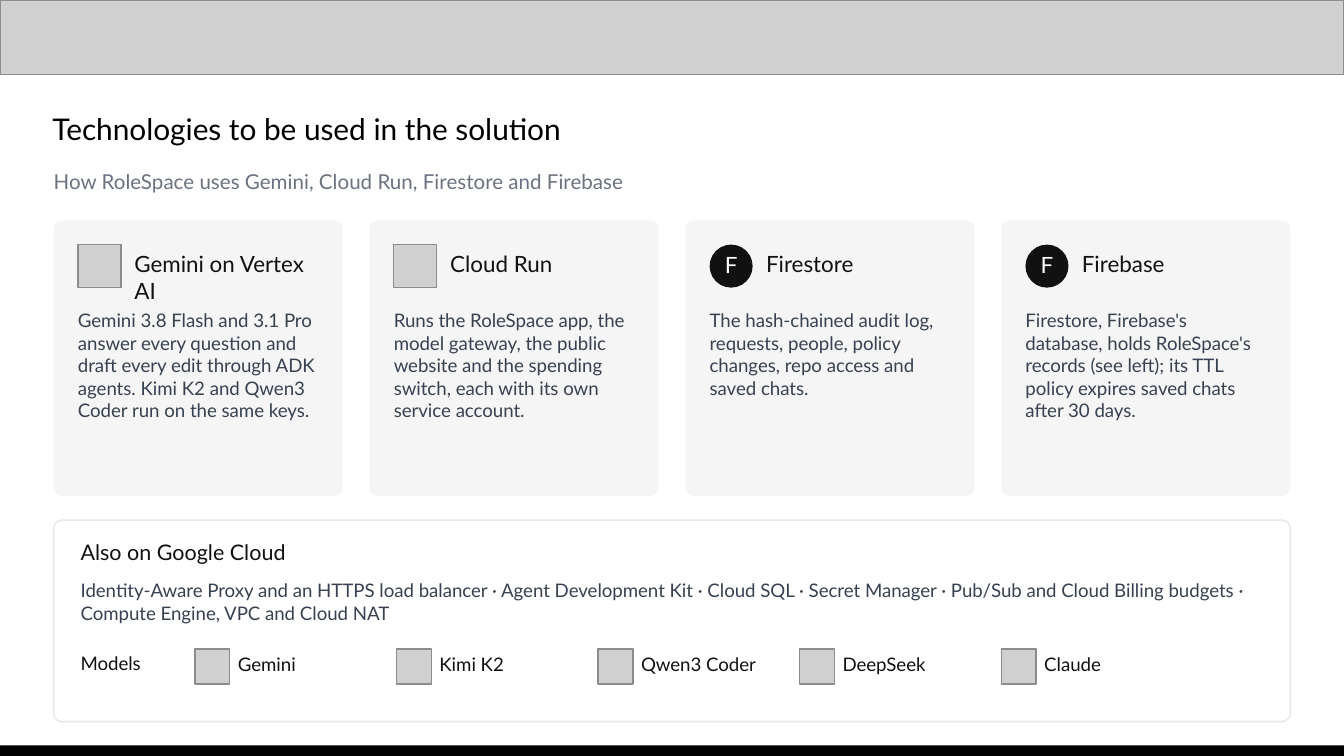
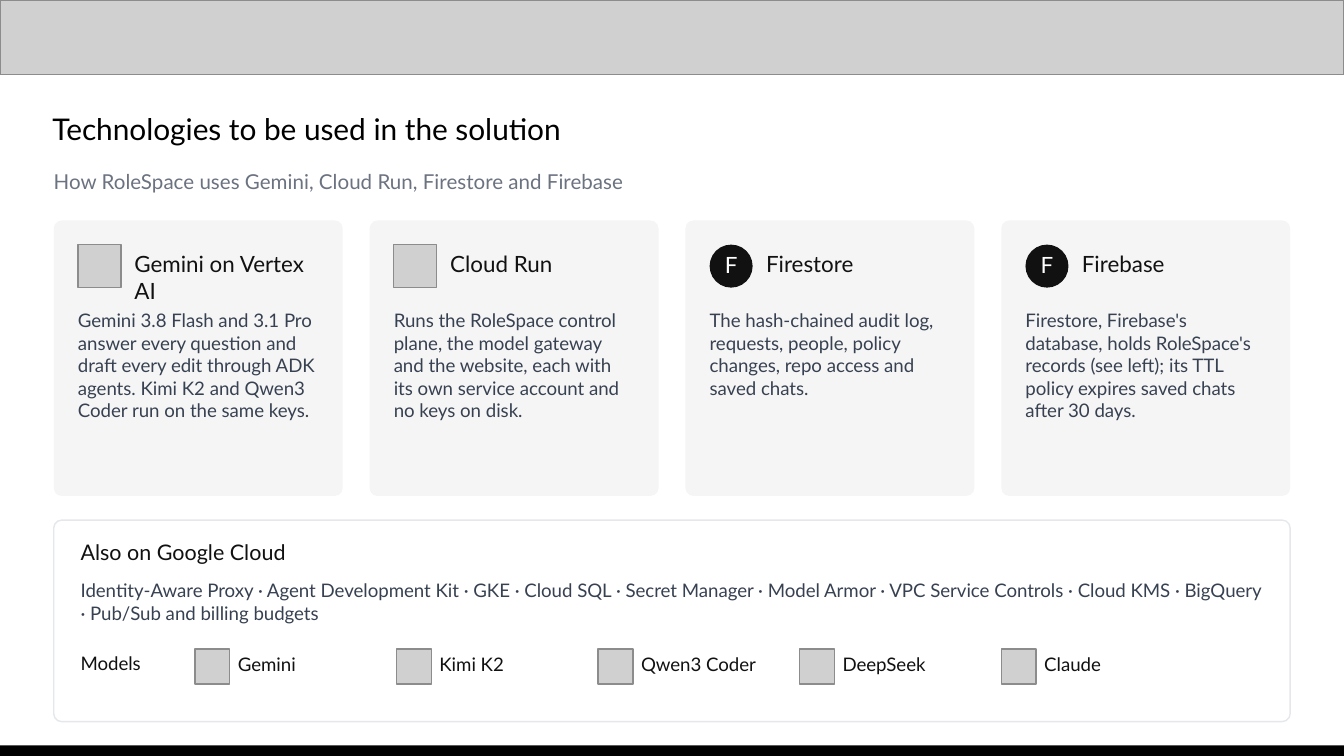
Before and after one commit to praveensaharan/RoleSpace, a slide deck: slide 10 of docs/deck/RoleSpace-AI-Builder-Cup-submission.pptx (slide 13 before the commit). Drawn at 1344x756 pixels with LibreOffice and Linux fonts; fonts in the diff are those of the drawing; grey boxes stand for pictures. Boxes give left, top, right and bottom in pixels: in the first picture for what was removed or moved away, otherwise in the second. Text is boxed around its words. In the diff, an @@ line names an element or a change of style, - is before the commit and + after.

```diff
--- a/docs/deck/RoleSpace-AI-Builder-Cup-submission.pptx
+++ b/docs/deck/RoleSpace-AI-Builder-Cup-submission.pptx
@@ text at box(394, 313, 619, 420): text changed @@
-Runs the RoleSpace app, the model gateway, the public website and the spending switch, each with its own service account.
+Runs the RoleSpace control plane, the model gateway and the website, each with its own service account and no keys on disk.
@@ text at box(81, 583, 1262, 624): text changed @@
-Identity-Aware Proxy and an HTTPS load balancer · Agent Development Kit · Cloud SQL · Secret Manager · Pub/Sub and Cloud Billing budgets · Compute Engine, VPC and Cloud NAT
+Identity-Aware Proxy · Agent Development Kit · GKE · Cloud SQL · Secret Manager · Model Armor · VPC Service Controls · Cloud KMS · BigQuery · Pub/Sub and billing budgets
```
Also in this commit, not shown: 6 other slides changed, 1 slide added, 7 slides removed, 16 other files.
